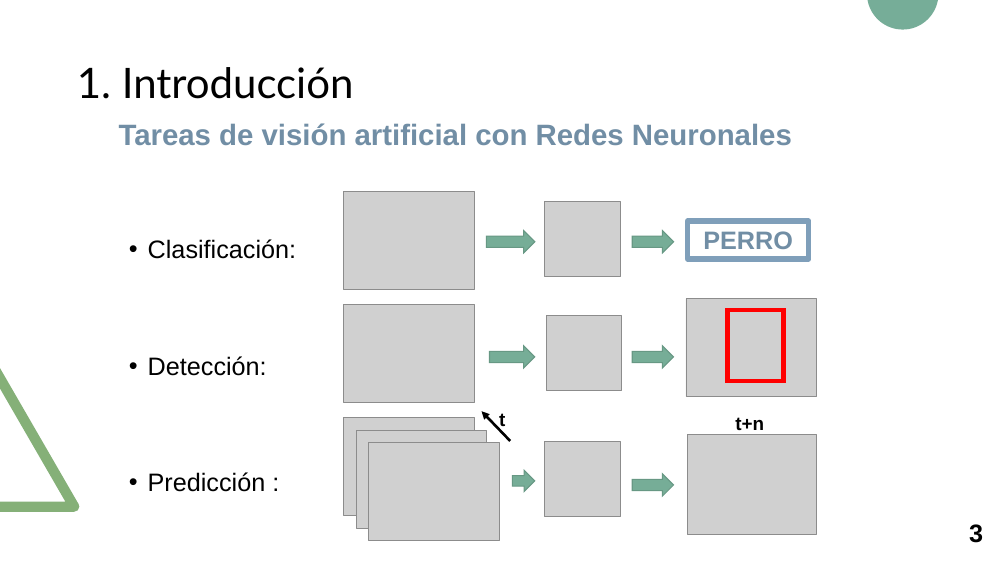
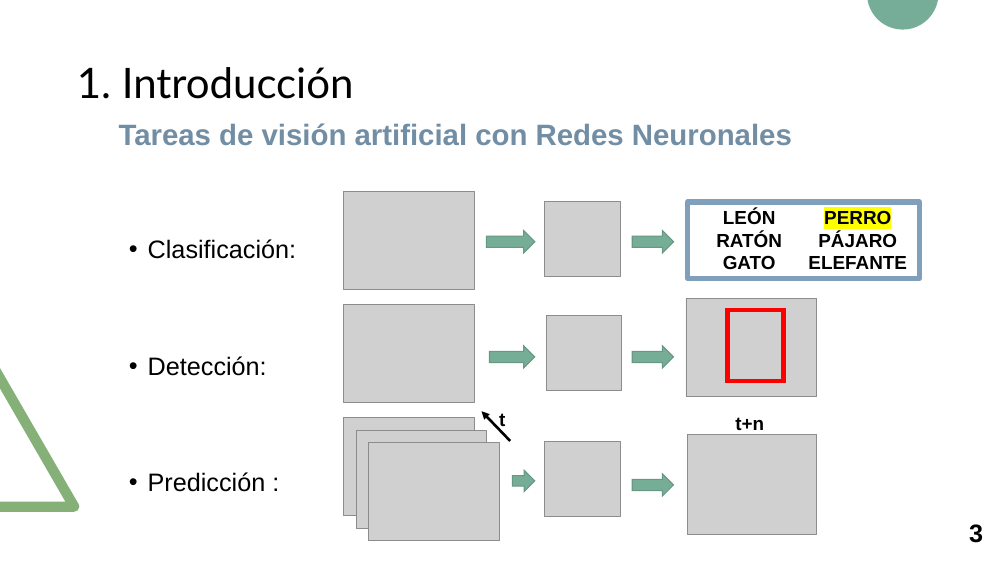
Before and after one commit to RoboticsLabURJC/2017-tfm-nuria-oyaga, a slide deck: slide 4 of Documentation/Presentacion-TFM/Presentacion-TFM.pptx. Drawn at 1008x567 pixels with LibreOffice and Linux fonts; fonts in the diff are those of the drawing; grey boxes stand for pictures. Boxes give left, top, right and bottom in pixels: in the first picture for what was removed or moved away, otherwise in the second. Text is boxed around its words. In the diff, an @@ line names an element or a change of style, - is before the commit and + after.

Commit message:
Presentation v.1

```diff
--- a/Documentation/Presentacion-TFM/Presentacion-TFM.pptx
+++ b/Documentation/Presentacion-TFM/Presentacion-TFM.pptx
@@ rectangle "LEÓN": place and size @@
-rectangle "LEÓN" at (688,221,809,259)
+rectangle "LEÓN" at (687,202,920,278)
@@ rectangle "LEÓN" at (687,202,920,278): columns 1 to 2 @@
@@ text in rectangle at (716,209,782,269): paragraphs added @@
+LEÓN
+RATÓN
+GATO
@@ text in rectangle at (808,232,907,269): paragraphs added @@
+PÁJARO
+ELEFANTE
@@ text in rectangle at (824,210,891,225): size 24 to 18 pt, text colour #718EA5 to #000000, highlight none to #FFFF00 in "PERRO" @@
```
Also in this commit, not shown: 1 other file.
